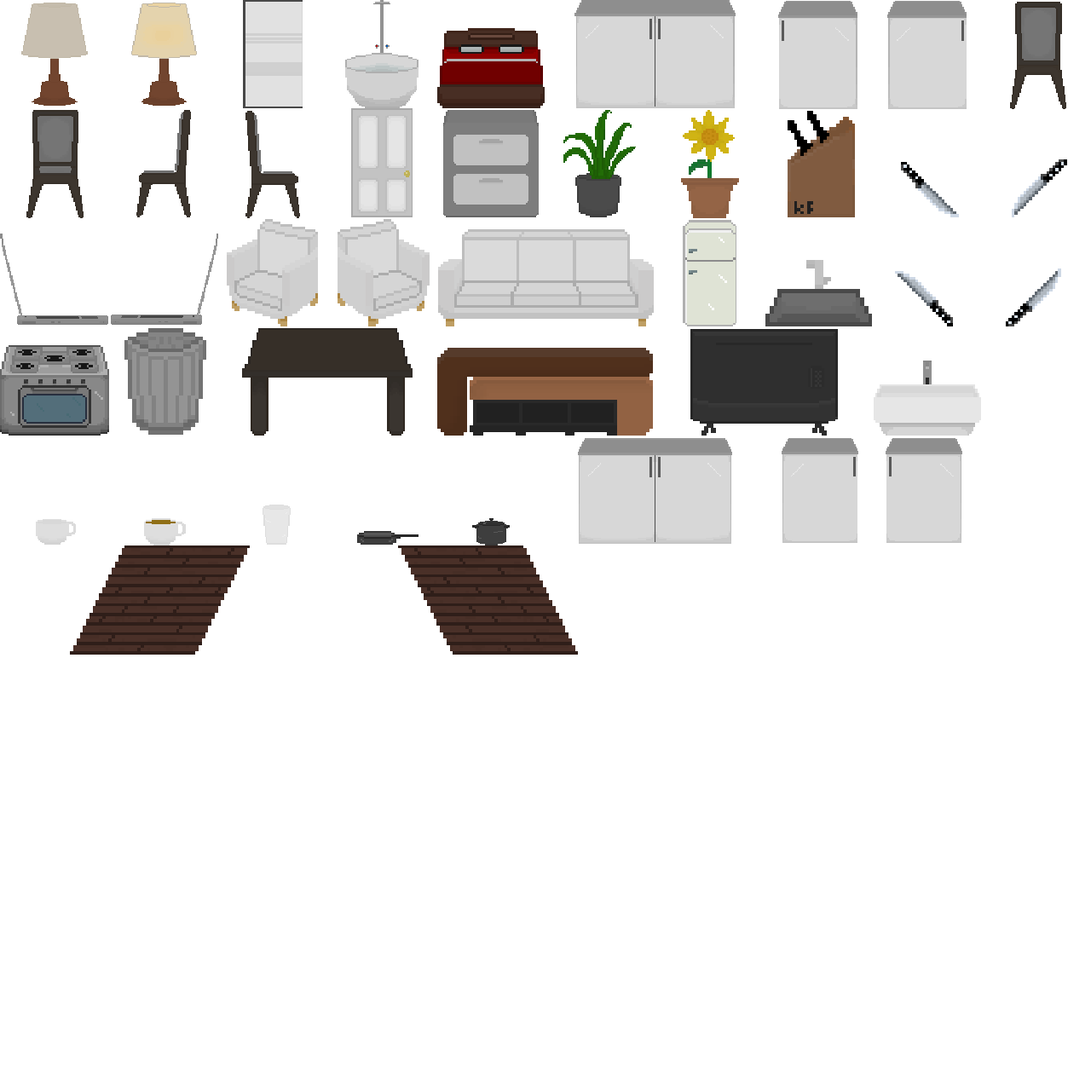
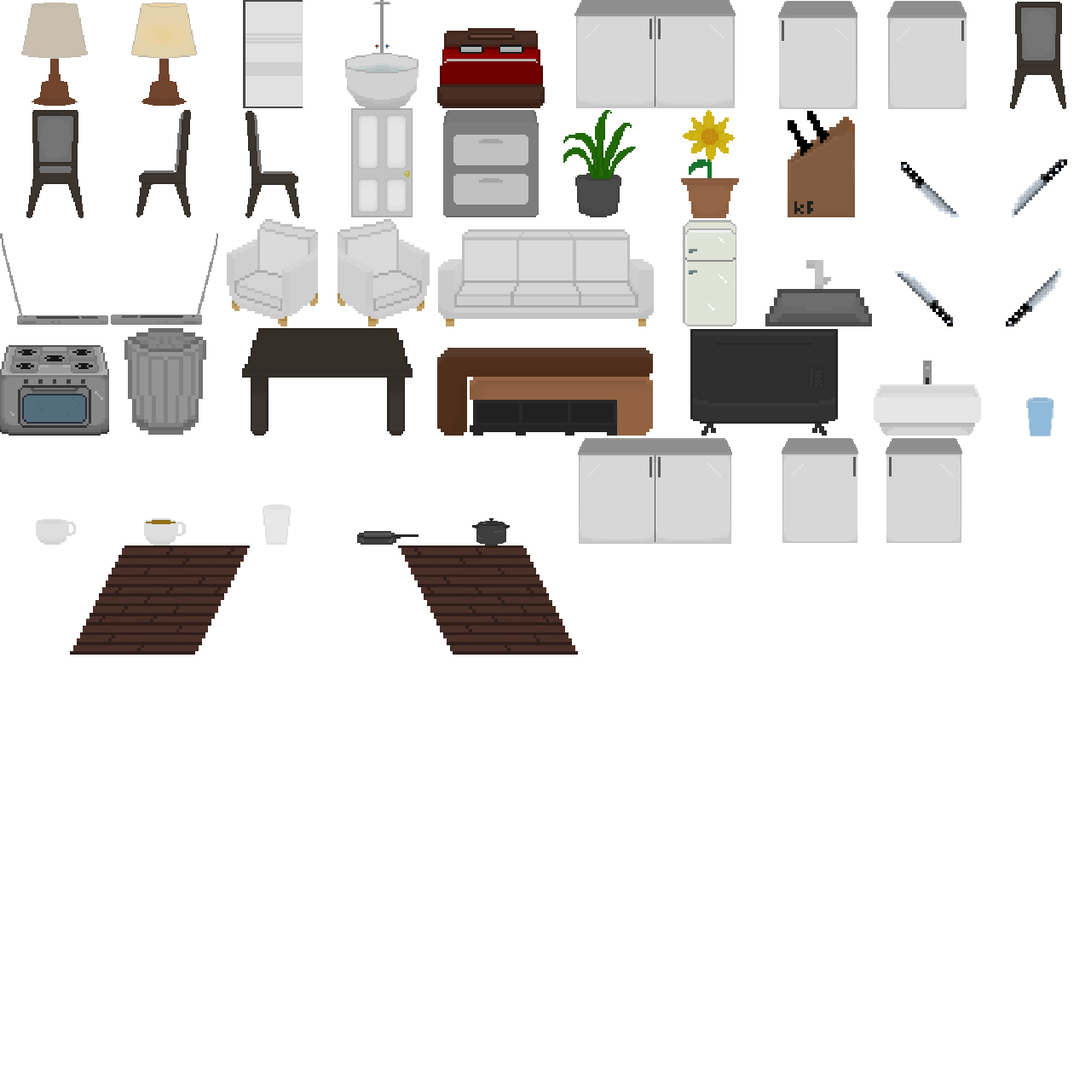
The second 1091x1091 image is a revision of the first. Changes to its layers:
added layer "glass_full" above "Parcket fixed on vary" over [1026, 397, 1054, 437]
